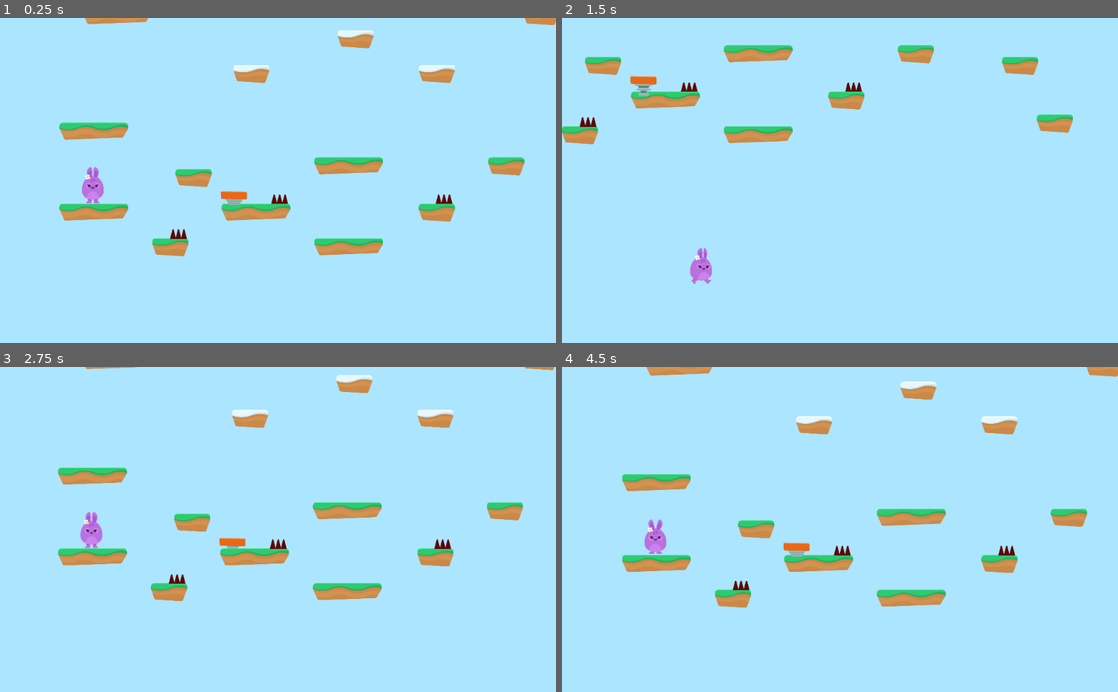
Above: before the commit, frames 1-4 (two rows, left to right).
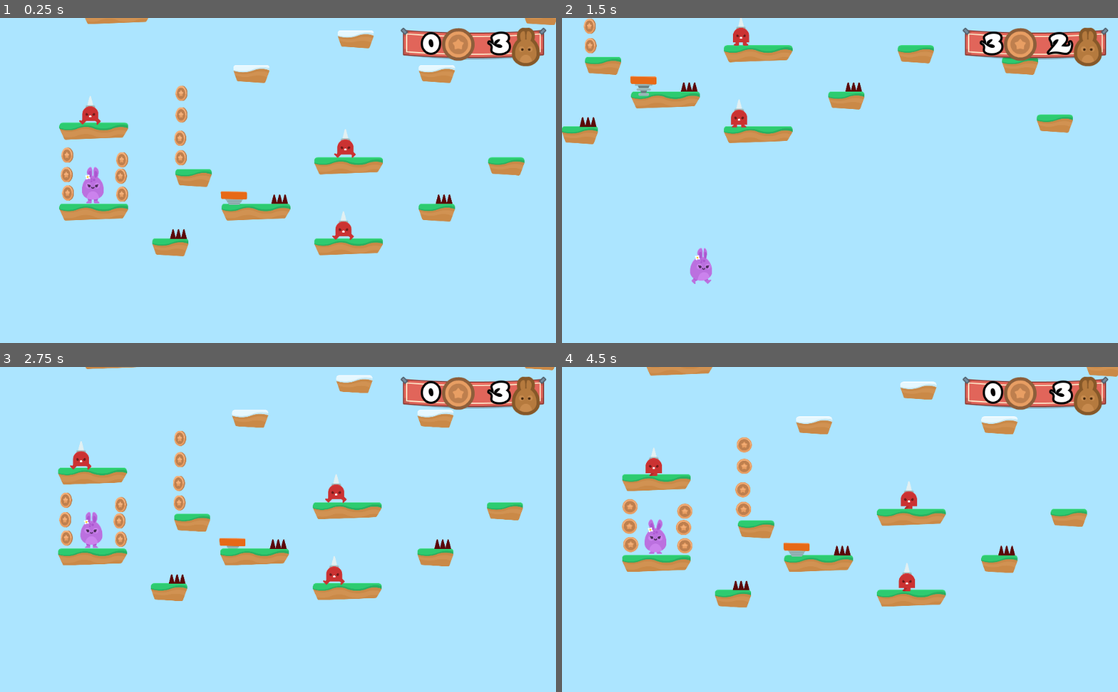
Above: after the commit, the same moments.

Repository: KoshiroKun/udemy-godot-course
Game: Godot game, scene res://Levels/Level1.tscn
Same seed, same stepped clock (60 frames per second), same inputs: the game is played once before the commit and once after it.
Inputs (mouse positions are in pixels of both pictures, inside the frame that each line leads up to):
- Up to frame 1 (0.25 s): no input
- Up to frame 2 (1.5 s): hold Right (right) from 0.53 s (still down); tap Space (jump) at 0.77 s
- Up to frame 3 (2.75 s): tap Space (jump) at 1.52 s; release Right (right) at 2 s; click (177, 575) at 2 s
- Up to frame 4 (4.5 s): hold Left (left) 2.78-3.53 s; hold Right (right) 3.53-4.25 s; tap Space (jump) at 3.77 s; click (739, 575) at 4.25 s

The runs differ from the first frame. In frame 1, 3.7% of the frame differs, in the area x 10-99%, y 2-69%; in frame 2, 2.8%; in frame 3, 3.7%; in frame 4, 3.9%, in the area x 10-99%, y 2-70%.

Commit message:
added npcs

Diff:
--- /dev/null
+++ b/Hoopy_Days/GUI/GUI.gd
@@ -0,0 +1,5 @@
+extends CanvasLayer
+
+func update_GUI(lives_left, coins):
+	$Control/TextureRect/HBoxContainer/LifeCount.text = str(lives_left)
+	$Control/TextureRect/HBoxContainer/CoinCount.text = str(coins)
--- /dev/null
+++ b/Hoopy_Days/GUI/GUI.tscn
@@ -0,0 +1,76 @@
+[gd_scene load_steps=7 format=2]
+
+[ext_resource path="res://GFX/HUD/coin_bronze.png" type="Texture" id=1]
+[ext_resource path="res://Fonts/candles_.ttf" type="DynamicFontData" id=2]
+[ext_resource path="res://GFX/HUD/bannerHanging.png" type="Texture" id=3]
+[ext_resource path="res://GFX/HUD/lifes.png" type="Texture" id=4]
+[ext_resource path="res://GUI/GUI.gd" type="Script" id=5]
+
+[sub_resource type="DynamicFont" id=1]
+size = 48
+outline_size = 4
+outline_color = Color( 0, 0, 0, 1 )
+use_filter = true
+font_data = ExtResource( 2 )
+
+[node name="GUI" type="CanvasLayer" groups=[
+"GUI",
+]]
+script = ExtResource( 5 )
+
+[node name="Control" type="Control" parent="."]
+anchor_right = 1.0
+anchor_bottom = 1.0
+__meta__ = {
+"_edit_use_anchors_": false
+}
+
+[node name="TextureRect" type="TextureRect" parent="Control"]
+anchor_left = 1.0
+anchor_right = 1.0
+margin_left = -286.0
+margin_top = 18.0
+margin_bottom = 59.0
+texture = ExtResource( 3 )
+
+[node name="HBoxContainer" type="HBoxContainer" parent="Control/TextureRect"]
+anchor_right = 1.0
+anchor_bottom = 1.0
+margin_left = 12.0
+margin_right = -30.0
+margin_bottom = -12.0
+alignment = 1
+__meta__ = {
+"_edit_use_anchors_": false
+}
+
+[node name="CoinCount" type="Label" parent="Control/TextureRect/HBoxContainer"]
+margin_top = 4.0
+margin_right = 60.0
+margin_bottom = 66.0
+size_flags_horizontal = 3
+custom_fonts/font = SubResource( 1 )
+text = "0"
+align = 2
+
+[node name="CoinIcon" type="TextureRect" parent="Control/TextureRect/HBoxContainer"]
+margin_left = 64.0
+margin_right = 124.0
+margin_bottom = 71.0
+texture = ExtResource( 1 )
+
+[node name="LifeCount" type="Label" parent="Control/TextureRect/HBoxContainer"]
+margin_left = 128.0
+margin_top = 4.0
+margin_right = 188.0
+margin_bottom = 66.0
+size_flags_horizontal = 3
+custom_fonts/font = SubResource( 1 )
+text = "0"
+align = 2
+
+[node name="LifeIcon" type="TextureRect" parent="Control/TextureRect/HBoxContainer"]
+margin_left = 192.0
+margin_right = 244.0
+margin_bottom = 71.0
+texture = ExtResource( 4 )
--- /dev/null
+++ b/Hoopy_Days/Items/Coin.gd
@@ -0,0 +1,13 @@
+extends Node2D
+
+var taken = false
+
+func _on_Area2D_body_entered(_body):
+    if not taken:
+        taken = true
+        $AnimationPlayer.play("die")
+        $AudioStreamPlayer.play()
+        get_tree().call_group("Gamestate", "coin_up")
+
+func die():
+    queue_free()
--- /dev/null
+++ b/Hoopy_Days/Items/Coin.tscn
@@ -0,0 +1,73 @@
+[gd_scene load_steps=10 format=2]
+
+[ext_resource path="res://GFX/Items/bronze_1.png" type="Texture" id=1]
+[ext_resource path="res://GFX/Items/bronze_2.png" type="Texture" id=2]
+[ext_resource path="res://SFX/coin_SFX.wav" type="AudioStream" id=3]
+[ext_resource path="res://GFX/Items/bronze_4.png" type="Texture" id=4]
+[ext_resource path="res://GFX/Items/bronze_3.png" type="Texture" id=5]
+[ext_resource path="res://Items/Coin.gd" type="Script" id=6]
+
+[sub_resource type="SpriteFrames" id=1]
+animations = [ {
+"frames": [ ExtResource( 1 ), ExtResource( 2 ), ExtResource( 5 ), ExtResource( 4 ), ExtResource( 5 ), ExtResource( 2 ) ],
+"loop": true,
+"name": "spin",
+"speed": 10.0
+} ]
+
+[sub_resource type="CircleShape2D" id=2]
+radius = 42.2832
+
+[sub_resource type="Animation" id=3]
+resource_name = "die"
+length = 0.5
+tracks/0/type = "value"
+tracks/0/path = NodePath(".:scale")
+tracks/0/interp = 1
+tracks/0/loop_wrap = true
+tracks/0/imported = false
+tracks/0/enabled = true
+tracks/0/keys = {
+"times": PoolRealArray( 0, 0.3, 0.5 ),
+"transitions": PoolRealArray( 1, 1, 1 ),
+"update": 0,
+"values": [ Vector2( 1, 1 ), Vector2( 1.5, 1.5 ), Vector2( 1e-05, 1e-05 ) ]
+}
+tracks/1/type = "method"
+tracks/1/path = NodePath(".")
+tracks/1/interp = 1
+tracks/1/loop_wrap = true
+tracks/1/imported = false
+tracks/1/enabled = true
+tracks/1/keys = {
+"times": PoolRealArray( 0.5 ),
+"transitions": PoolRealArray( 1 ),
+"values": [ {
+"args": [  ],
+"method": "die"
+} ]
+}
+
+[node name="Coin" type="Node2D"]
+script = ExtResource( 6 )
+
+[node name="AnimatedSprite" type="AnimatedSprite" parent="."]
+frames = SubResource( 1 )
+animation = "spin"
+frame = 5
+playing = true
+
+[node name="Area2D" type="Area2D" parent="."]
+collision_layer = 8
+
+[node name="CollisionShape2D" type="CollisionShape2D" parent="Area2D"]
+visible = false
+shape = SubResource( 2 )
+
+[node name="AudioStreamPlayer" type="AudioStreamPlayer" parent="."]
+stream = ExtResource( 3 )
+volume_db = -15.0
+
+[node name="AnimationPlayer" type="AnimationPlayer" parent="."]
+anims/die = SubResource( 3 )
+[connection signal="body_entered" from="Area2D" to="." method="_on_Area2D_body_entered"]
--- a/Hoopy_Days/Levels/GameState.gd
+++ b/Hoopy_Days/Levels/GameState.gd
@@ -1,15 +1,33 @@
 extends Node2D
 
 var lives = 3
+var coins = 0
+
+const TARGET_NUMBER_OF_COINS = 10
 
 func _ready():
     add_to_group("Gamestate")
+    update_GUI()
 
 func hurt():
     lives -= 1
+    update_GUI()
     $Player.hurt()
     if lives < 0:
         end_game()
 
+func update_GUI():
+    get_tree().call_group("GUI", "update_GUI", lives, coins)
+
+func coin_up():
+    coins += 1
+    update_GUI()
+    if coins % TARGET_NUMBER_OF_COINS == 0:
+        live_up()
+
+func live_up():
+    lives += 1
+    update_GUI()
+
 func end_game():
     get_tree().change_scene("res://Levels/EndGame.tscn")
--- a/Hoopy_Days/Levels/Level1.tscn
+++ b/Hoopy_Days/Levels/Level1.tscn
@@ -6,6 +6,9 @@
 [ext_resource path="res://SFX/Summer_Park.ogg" type="AudioStream" id=4]
 [ext_resource path="res://Items/JumpPad.tscn" type="PackedScene" id=5]
 [ext_resource path="res://Levels/GameState.gd" type="Script" id=6]
+[ext_resource path="res://GUI/GUI.tscn" type="PackedScene" id=7]
+[ext_resource path="res://Items/Coin.tscn" type="PackedScene" id=8]
+[ext_resource path="res://NPCs/Spikeman.tscn" type="PackedScene" id=9]
 
 [node name="Level1" type="Node2D"]
 script = ExtResource( 6 )
@@ -29,12 +32,57 @@
 [node name="SpikeTop3" parent="Hazards" instance=ExtResource( 3 )]
 position = Vector2( 2445.18, 424.196 )
 
+[node name="Coins" type="Node" parent="."]
+
+[node name="Coin" parent="Coins" instance=ExtResource( 8 )]
+position = Vector2( 666.931, 396.554 )
+
+[node name="Coin2" parent="Coins" instance=ExtResource( 8 )]
+position = Vector2( 991.384, 194.672 )
+
+[node name="Coin3" parent="Coins" instance=ExtResource( 8 )]
+position = Vector2( 659.721, 295.613 )
+
+[node name="Coin4" parent="Coins" instance=ExtResource( 8 )]
+position = Vector2( 666.931, 205.487 )
+
+[node name="Coin5" parent="Coins" instance=ExtResource( 8 )]
+position = Vector2( 367.714, 389.344 )
+
+[node name="Coin6" parent="Coins" instance=ExtResource( 8 )]
+position = Vector2( 360.503, 288.403 )
+
+[node name="Coin7" parent="Coins" instance=ExtResource( 8 )]
+position = Vector2( 364.108, 180.252 )
+
+[node name="Coin8" parent="Coins" instance=ExtResource( 8 )]
+position = Vector2( 987.779, 86.5213 )
+
+[node name="Coin9" parent="Coins" instance=ExtResource( 8 )]
+position = Vector2( 994.989, -43.2599 )
+
+[node name="Coin10" parent="Coins" instance=ExtResource( 8 )]
+position = Vector2( 994.989, -162.226 )
+
 [node name="JumpPads" type="Node" parent="."]
 
 [node name="JumpPad" parent="JumpPads" instance=ExtResource( 5 )]
 position = Vector2( 1283.39, 418.184 )
 
+[node name="NPCs" type="Node" parent="."]
+
+[node name="Spikeman" parent="NPCs" instance=ExtResource( 9 )]
+position = Vector2( 1922.98, 115.966 )
+
+[node name="Spikeman2" parent="NPCs" instance=ExtResource( 9 )]
+position = Vector2( 513.415, -67.8902 )
+
+[node name="Spikeman3" parent="NPCs" instance=ExtResource( 9 )]
+position = Vector2( 1912.17, 570.201 )
+
 [node name="BGM" type="AudioStreamPlayer" parent="."]
 stream = ExtResource( 4 )
 volume_db = -5.0
 autoplay = true
+
+[node name="GUI" parent="." instance=ExtResource( 7 )]
--- /dev/null
+++ b/Hoopy_Days/NPCs/Spikeman.tscn
@@ -0,0 +1,87 @@
+[gd_scene load_steps=8 format=2]
+
+[ext_resource path="res://GFX/Enemies/spikeMan_walk1.png" type="Texture" id=1]
+[ext_resource path="res://GFX/Enemies/spikeMan_walk2.png" type="Texture" id=2]
+[ext_resource path="res://GFX/Enemies/spikeMan_stand.png" type="Texture" id=3]
+[ext_resource path="res://Hazards/Hazards.gd" type="Script" id=4]
+
+[sub_resource type="SpriteFrames" id=1]
+animations = [ {
+"frames": [ ExtResource( 3 ) ],
+"loop": true,
+"name": "stand",
+"speed": 5.0
+}, {
+"frames": [ ExtResource( 1 ), ExtResource( 2 ) ],
+"loop": true,
+"name": "walk",
+"speed": 5.0
+} ]
+
+[sub_resource type="CapsuleShape2D" id=2]
+radius = 39.8924
+height = 76.6665
+
+[sub_resource type="Animation" id=3]
+resource_name = "Spikeman"
+length = 6.0
+loop = true
+step = 1.0
+tracks/0/type = "value"
+tracks/0/path = NodePath(".:position")
+tracks/0/interp = 1
+tracks/0/loop_wrap = true
+tracks/0/imported = false
+tracks/0/enabled = true
+tracks/0/keys = {
+"times": PoolRealArray( 0, 1, 2, 4, 5 ),
+"transitions": PoolRealArray( 1, 1, 1, 1, 1 ),
+"update": 0,
+"values": [ Vector2( 0, 0 ), Vector2( -100, 0 ), Vector2( -100, 0 ), Vector2( 100, 0 ), Vector2( 100, 0 ) ]
+}
+tracks/1/type = "value"
+tracks/1/path = NodePath("AnimatedSprite:animation")
+tracks/1/interp = 1
+tracks/1/loop_wrap = true
+tracks/1/imported = false
+tracks/1/enabled = true
+tracks/1/keys = {
+"times": PoolRealArray( 0, 1, 2, 4, 5 ),
+"transitions": PoolRealArray( 1, 1, 1, 1, 1 ),
+"update": 1,
+"values": [ "walk", "stand", "walk", "stand", "walk" ]
+}
+tracks/2/type = "value"
+tracks/2/path = NodePath("AnimatedSprite:flip_h")
+tracks/2/interp = 1
+tracks/2/loop_wrap = true
+tracks/2/imported = false
+tracks/2/enabled = true
+tracks/2/keys = {
+"times": PoolRealArray( 0, 2, 5 ),
+"transitions": PoolRealArray( 1, 1, 1 ),
+"update": 1,
+"values": [ true, false, true ]
+}
+
+[node name="Spikeman" type="Node2D"]
+
+[node name="Area2D" type="Area2D" parent="."]
+collision_layer = 4
+script = ExtResource( 4 )
+
+[node name="AnimatedSprite" type="AnimatedSprite" parent="Area2D"]
+frames = SubResource( 1 )
+animation = "walk"
+frame = 1
+playing = true
+flip_h = true
+
+[node name="CollisionShape2D" type="CollisionShape2D" parent="Area2D"]
+visible = false
+shape = SubResource( 2 )
+
+[node name="AnimationPlayer" type="AnimationPlayer" parent="Area2D"]
+autoplay = "Spikeman"
+anims/Spikeman = SubResource( 3 )
+[connection signal="body_entered" from="Area2D" to="Area2D" method="_on_SpikeTop_body_entered"]
--- a/Hoopy_Days/Player/Player.gd
+++ b/Hoopy_Days/Player/Player.gd
@@ -21,7 +21,7 @@
 func apply_gravity():
 	if position.y > WORLD_LIMIT:
 		get_tree().call_group("Gamestate", "end_game")
-	if is_on_floor():
+	if is_on_floor() and motion.y > 0:
 		motion.y = 0
 	elif is_on_ceiling():
 		motion.y = 1
@@ -47,10 +47,10 @@
 func hurt():
 	position.y -= 1
 	yield(get_tree(), "idle_frame")
-	motion.y -= JUMP_SPEED
+	motion.y = -JUMP_SPEED
 	$PainSFX.play()
 
 func boost():
 	position.y -= 1
 	yield(get_tree(), "idle_frame")
-	motion.y -= JUMP_SPEED * BOOST_MULTIPLIER
+	motion.y = -JUMP_SPEED * BOOST_MULTIPLIER
--- a/Hoopy_Days/project.godot
+++ b/Hoopy_Days/project.godot
@@ -24,16 +24,21 @@
 left={
 "deadzone": 0.5,
 "events": [ Object(InputEventKey,"resource_local_to_scene":false,"resource_name":"","device":0,"alt":false,"shift":false,"control":false,"meta":false,"command":false,"pressed":false,"scancode":16777231,"unicode":0,"echo":false,"script":null)
+, Object(InputEventJoypadMotion,"resource_local_to_scene":false,"resource_name":"","device":-1,"axis":0,"axis_value":-1.0,"script":null)
+, Object(InputEventJoypadButton,"resource_local_to_scene":false,"resource_name":"","device":-1,"button_index":14,"pressure":0.0,"pressed":false,"script":null)
  ]
 }
 right={
 "deadzone": 0.5,
 "events": [ Object(InputEventKey,"resource_local_to_scene":false,"resource_name":"","device":0,"alt":false,"shift":false,"control":false,"meta":false,"command":false,"pressed":false,"scancode":16777233,"unicode":0,"echo":false,"script":null)
+, Object(InputEventJoypadMotion,"resource_local_to_scene":false,"resource_name":"","device":-1,"axis":0,"axis_value":1.0,"script":null)
+, Object(InputEventJoypadButton,"resource_local_to_scene":false,"resource_name":"","device":-1,"button_index":15,"pressure":0.0,"pressed":false,"script":null)
  ]
 }
 jump={
 "deadzone": 0.5,
 "events": [ Object(InputEventKey,"resource_local_to_scene":false,"resource_name":"","device":0,"alt":false,"shift":false,"control":false,"meta":false,"command":false,"pressed":false,"scancode":32,"unicode":0,"echo":false,"script":null)
+, Object(InputEventJoypadButton,"resource_local_to_scene":false,"resource_name":"","device":-1,"button_index":0,"pressure":0.0,"pressed":false,"script":null)
  ]
 }
 
Not shown: 1 places in Hoopy_Days/Levels/Level1.tscn that only renumber resources
